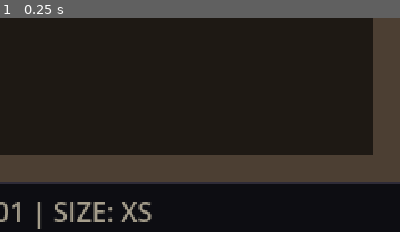
Above: before the commit, frame 1.
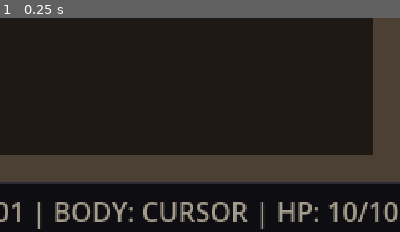
Above: after the commit, the same moment.

Repository: khuzaimj/DAEMON
Game: Godot game, scene res://scenes/main.tscn
The game is run twice, just before and just after one commit, with the same random seed, the same clock (stepped at 60 frames per second) and the same inputs.
Inputs:
- Up to frame 1 (0.25 s): no input
The pictures show only the part of the screen within x 50-100%, y 50-100%; the shares and areas given below are measured in that part.

The runs differ from the first frame. In frame 1, 3.8% of the frame differs, in the area x 13-100%, y 85-99%.

Commit message:
P2.3: core stats, cooldowns, statuses, lifecycle visual states, and HUD update

Diff:
--- a/src/sim/machine.gd
+++ b/src/sim/machine.gd
@@ -31,6 +31,41 @@
 	_apply_size_class()
 	if abilities != null:
 		abilities.setup(self, primary_ability, secondary_ability)
+	if hurt_box != null:
+		hurt_box.area_entered.connect(_on_hurtbox_area_entered)
+
+func _process(_delta: float) -> void:
+	if visual_rect == null:
+		return
+	if state.is_crashed:
+		visual_rect.color = Color(0.2, 0.2, 0.2, 1.0)
+	elif state.is_overheated:
+		var pulse: float = 0.5 + 0.5 * sin(float(Time.get_ticks_msec()) * 0.015)
+		visual_rect.color = Color(1.0, 0.2 + 0.3 * pulse, 0.0, 1.0)
+	elif state.invulnerability_ticks > 0:
+		var flash: bool = (state.invulnerability_ticks % 6) < 3
+		var base_col: Color = _get_default_color_for_body()
+		visual_rect.color = Color(base_col.r, base_col.g, base_col.b, 0.4 if flash else 1.0)
+	elif state.is_open():
+		var pulse: float = 0.5 + 0.5 * sin(float(Time.get_ticks_msec()) * 0.01)
+		var base_col: Color = _get_default_color_for_body()
+		visual_rect.color = base_col.lerp(Color.WHITE, 0.5 * pulse)
+	else:
+		visual_rect.color = _get_default_color_for_body()
+
+func _get_default_color_for_body() -> Color:
+	match body_id.to_lower():
+		"cursor": return Color(0.1, 0.8, 0.9, 1.0) # Cyan
+		"janitor": return Color(0.9, 0.7, 0.2, 1.0) # Amber
+		"loader": return Color(0.8, 0.5, 0.1, 1.0) # Rust
+		"sentry": return Color(0.4, 0.7, 0.8, 1.0) # Steel Cyan
+		"drone": return Color(0.7, 0.3, 0.9, 1.0) # Neon Violet
+		"welder": return Color(0.9, 0.4, 0.1, 1.0) # Fire Orange
+		"diver": return Color(0.1, 0.6, 0.6, 1.0) # Deep Teal
+		"crawler": return Color(0.4, 0.7, 0.3, 1.0) # Olive Green
+		"courier": return Color(0.9, 0.9, 0.2, 1.0) # Yellow
+		"medic": return Color(0.9, 0.9, 0.9, 1.0) # White
+		_: return Color(0.1, 0.8, 0.9, 1.0)
 
 func apply_body_data(data: Dictionary) -> void:
 	body_id = str(data.get("id", body_id))
@@ -50,6 +85,24 @@
 	_apply_size_class()
 	if abilities != null:
 		abilities.setup(self, primary_ability, secondary_ability)
+
+func take_damage(amount: int, damage_type: String = "kinetic", ignore_invuln: bool = false) -> bool:
+	return state.take_damage(amount, damage_type, ignore_invuln)
+
+func add_heat(amount: float) -> void:
+	state.add_heat(amount)
+
+func heal(amount: int) -> void:
+	state.repair(amount)
+
+func apply_status(status_name: String, duration_ticks: int) -> void:
+	state.apply_status(status_name, duration_ticks)
+
+func _on_hurtbox_area_entered(area: Area2D) -> void:
+	if area.has_meta("damage"):
+		var dmg: int = int(area.get_meta("damage"))
+		var dmg_type: String = str(area.get_meta("damage_type", "kinetic"))
+		take_damage(dmg, dmg_type)
 
 func _apply_size_class() -> void:
 	var hitbox_size: float = 8.0
--- a/src/sim/world.gd
+++ b/src/sim/world.gd
@@ -346,12 +346,21 @@
 	if hud_label == null:
 		return
 	var size_str: String = "XS"
+	var body_name: String = "CURSOR"
+	var hp_str: String = "02/02"
+	var heat_str: String = "000/100"
 	if player_machine != null and is_instance_valid(player_machine):
 		size_str = player_machine.size_class.to_upper()
+		body_name = player_machine.body_id.to_upper()
+		if player_machine.state != null:
+			hp_str = "%02d/%02d" % [player_machine.state.current_integrity, player_machine.state.max_integrity]
+			heat_str = "%03d/%03d" % [int(round(player_machine.state.current_heat)), int(round(player_machine.state.max_heat))]
 	var rec_str: String = ""
 	if is_recording_input:
 		rec_str = " | REC: ON"
-	hud_label.text = "TICK: %06d | ROOM: %s | SIZE: %s%s" % [tick_count, current_room_id, size_str, rec_str]
+	hud_label.text = "TICK: %06d | ROOM: %s | BODY: %s | HP: %s | HEAT: %s | SIZE: %s%s" % [
+		tick_count, current_room_id, body_name, hp_str, heat_str, size_str, rec_str
+	]
 
 func _update_perf_overlay() -> void:
 	if perf_label == null or not show_perf_overlay:
Not shown, changed: docs/STATE.md
